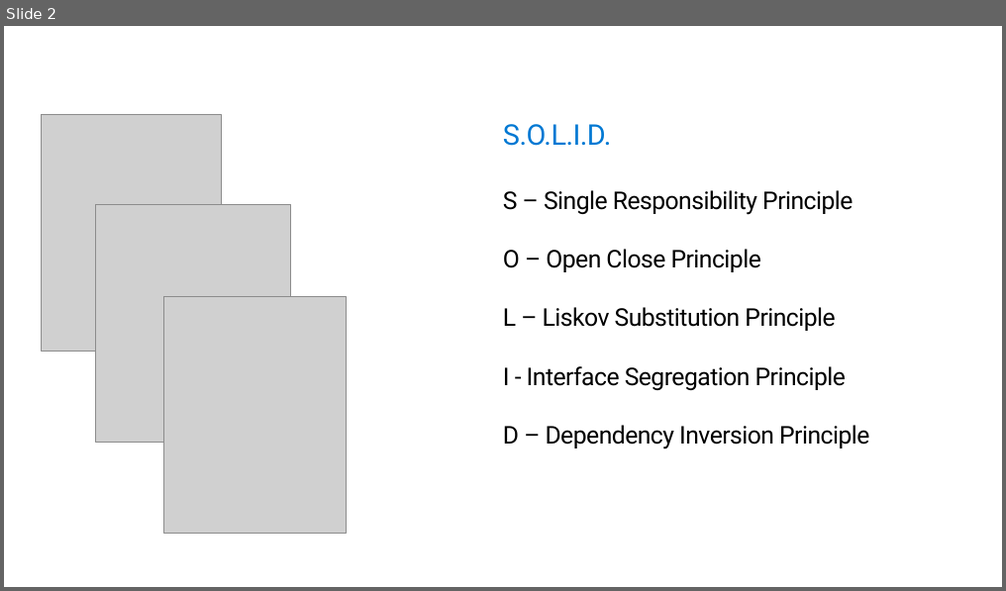
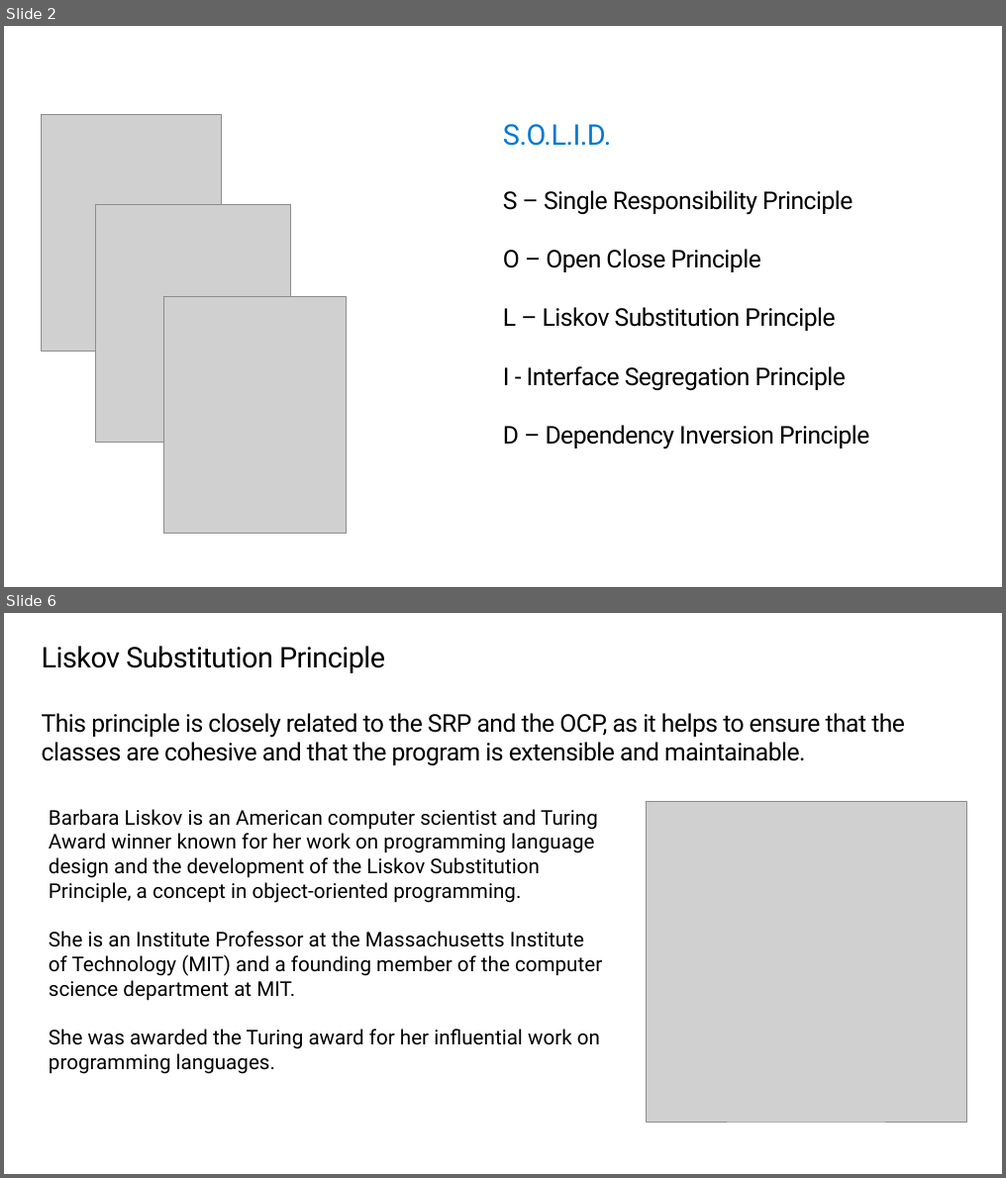
Before and after one commit to dstarr/SOLID, a slide deck: SOLID.pptx. Shown one above the other, each under a label of ours: slide 2 before the commit, slides 2 and 6 after it; the slides between them are not shown. The pictures are 1006x591 and 1006x1178 pixels, drawn with LibreOffice and Linux fonts; fonts in the diff are those of the drawing; grey boxes stand for pictures; background and template pictures are left out. Boxes give left, top, right and bottom in pixels: in the first picture for what was removed or moved away, otherwise in the second. Text is boxed around its words. In the diff, an @@ line names an element or a change of style, - is before the commit and + after.

Commit message:
draft code for all principles

```diff
--- a/SOLID.pptx
+++ b/SOLID.pptx
@@ slide 6 added at [4,613,1002,1174], background #FFFFFF @@
@@ title added at [42,646,385,673], 28 pt, text #000000 @@
+Liskov Substitution Principle
@@ text added at [42,713,905,765], 24 pt, text #000000 @@
+This principle is closely related to the SRP and the OCP, as it helps to ensure that the classes are cohesive and that the program is extensible and maintainable.
@@ text added at [49,809,602,1074], 20 pt, text #000000 @@
+Barbara Liskov is an American computer scientist and Turing Award winner known for her work on programming language design and the development of the Liskov Substitution Principle, a concept in object-oriented programming.
+She is an Institute Professor at the Massachusetts Institute of Technology (MIT) and a founding member of the computer science department at MIT.
+She was awarded the Turing award for her influential work on programming languages.
@@ picture added at [647,801,966,1122] @@
```
Also in this commit, not shown: 5 slides changed, 1 slide removed, 26 other files.
